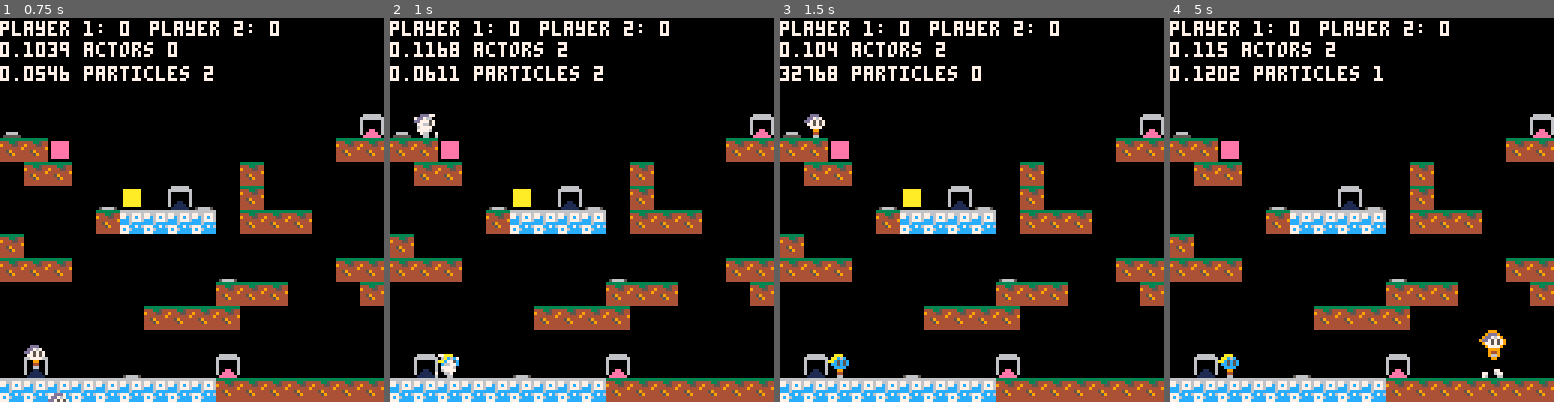
Above: before the commit, frames 1-4 (left to right).
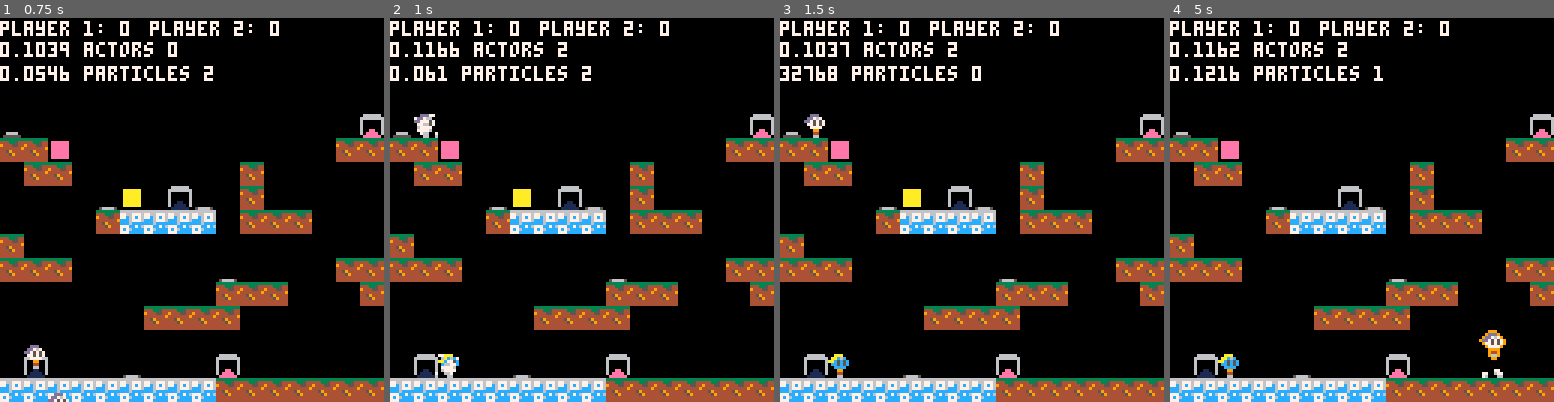
Above: after the commit, the same moments.

Repository: wesen/carts
Game: PICO-8 cartridge games/bump/bump.p8
Same seed, same stepped clock (60 frames per second), same inputs: the game is played once before the commit and once after it.
Inputs:
- Up to frame 1 (0.75 s): tap X (X key) at 0.33 s; tap O (Z key) at 0.7 s
- Up to frame 2 (1 s): no input
- Up to frame 3 (1.5 s): tap X (X key) at 1.07 s
- Up to frame 4 (5 s): hold Right 1.6-2.1 s; tap O (Z key) every 0.4 s from 1.7 to 4.9 s; tap X (X key) at 1.85, 2.97, 4.08 s; hold Up 2.15-2.42 s; hold Right 2.47-3.03 s; hold Left 3.08-3.58 s; hold Down 3.63-3.97 s; hold Right 4.02-4.68 s; hold Up from 4.73 s (still down)

Frame 1 is identical in both runs. In frame 2, 0.5% of the frame differs, in the area x 15-56%, y 6-17%; in frame 3, 0.6%; in frame 4, 0.7%, in the area x 12-47%, y 6-16%.

Commit message:
Start refactoring power up system to leverage OO

Diff:
--- a/games/bump/bump.lua
+++ b/games/bump/bump.lua
@@ -29,24 +29,7 @@
 --#include power-ups
 --#include mine
 
---[[
-
-interactables:
-- x spring
-- x spikes
-- tele_enter
-- powerup
-- mine
-
-standalone
-- gore
-- x smoke
-- spawn
-- tele exit
-
-]]
-
--- split into actors / particles / interactables
+-- x split into actors / particles / interactables
 -- x gravity
 -- x downward collision
 -- x wall slide
@@ -100,11 +83,12 @@
 -- pretty pass
 
 -- powerups - item dropper
+-- refactor powerups to have a decent API
 -- x invincibility
 -- visualize power ups
 -- different sprites for different players
 -- bomb
--- blast mine
+-- x blast mine
 -- x superspeed
 -- x superjump
 -- x gravity tweak
--- a/games/bump/bump.p8
+++ b/games/bump/bump.p8
@@ -847,6 +847,7 @@
  if self.power_up_countdown!=nil then
   self.power_up_countdown-=dt
   if self.power_up_countdown<0 then
+   self.power_up:on_powerup_stop(self)
    self.power_up=nil
    self.power_up_countdown=nil
   end
@@ -866,15 +867,17 @@
  local decel=0.1
  local jump_spd=jump_spd
 
- if self.power_up==spr_power_up_superspeed then
-  maxrun*=1.5
-  decel*=2
-  accel*=2
- elseif self.power_up==spr_power_up_superjump then
-  jump_spd*=1.5
- elseif self.power_up==spr_power_up_gravitytweak then
-  gravity*=0.7
-  maxfall*=0.5
+ if self.power_up!=nil then
+  if self.power_up.tile==spr_power_up_superspeed then
+   maxrun*=1.5
+   decel*=2
+   accel*=2
+  elseif self.power_up.tile==spr_power_up_superjump then
+   jump_spd*=1.5
+  elseif self.power_up.tile==spr_power_up_gravitytweak then
+   gravity*=0.7
+   maxfall*=0.5
+  end
  end
 
  local ground_bbox=self:bbox(0,1)
@@ -996,10 +999,11 @@
  -- interact with players
  local feet_box=hitbox_to_bbox(self.feet_hitbox,v2(self.x,self.y))
  for player in all(players) do
-  if self!=player and player.power_up!=spr_power_up_invincibility then
+  if self!=player and
+  (player.power_up==nil or player.power_up!=spr_power_up_invincibility) then
    local kill_player=false
 
-   if self.power_up==spr_power_up_invincibility
+   if self.power_up!=nil and self.power_up.tile==spr_power_up_invincibility
     and do_bboxes_collide_offset(self,player,input,0) then
     kill_player=true
    else
@@ -1052,7 +1056,7 @@
   return
  end
  if not self.is_teleporting then
-  if (self.power_up==spr_power_up_invisibility and frame%60<50) return
+  if (self.power_up!=nil and self.power_up.tile==spr_power_up_invisibility and frame%60<50) return
   -- local dark=0
   -- for ghost in all(self.ghosts) do
   --  dark+=8
@@ -1064,7 +1068,7 @@
   pal(cols_face[1], cols_face[self.input_port + 1])
   pal(cols_hair[1], cols_hair[self.input_port + 1])
   if self.power_up!=nil then
-   bspr(self.spr,self.x,self.y,self.flip.x,self.flip.y,powerup_colors[self.power_up])
+   bspr(self.spr,self.x,self.y,self.flip.x,self.flip.y,powerup_colors[self.power_up.tile])
   else
    spr(self.spr,self.x,self.y,1,1,self.flip.x,self.flip.y)
   end
@@ -1221,43 +1225,58 @@
 
 cls_pwrup=subclass(cls_interactable,function(self,pos)
  cls_interactable._ctr(self,pos.x,pos.y,0,0,8,8)
+ self.countdown=powerup_countdowns[self.tile]
 end)
 
 function cls_pwrup:on_player_collision(player)
- -- clear previous power
- if player.power_up==spr_power_up_doppelgaenger then
-  for _p in all(players) do
-   if _p.input_port==player.input_port and _p.is_doppelgaenger then
-    del(players,_p)
-    del(actors,_p)
-    make_gore_explosion(v2(_p.x,_p.y))
-   end
-  end
- end
-
- -- add new power
- if self.tile==spr_power_up_doppelgaenger then
-  for i=0,3 do
-   local spawn=room:spawn_player(player.input_port)
-   spawn.is_doppelgaenger=true
-  end
- end
-
- player.power_up=self.tile
- player.power_up_countdown=powerup_countdowns[self.tile]
+ if player.power_up!=nil then
+  player.power_up:on_powerup_stop(player)
+  player.power_up=nil
+  player.power_up_countdown=nil
+ end
+
+ player.power_up=self
+ player.power_up_countdown=self.countdown
 
   del(interactables,self)
+end
+
+function cls_pwrup:on_powerup_start(player)
+end
+
+function cls_pwrup:on_powerup_stop(player)
 end
 
 function cls_pwrup:draw()
  spr(self.tile,self.x,self.y)
 end
 
+cls_pwrup_doppelgaenger=subclass(cls_pwrup,function(self,pos)
+ cls_pwrup._ctr(self,pos)
+end)
+
+function cls_pwrup_doppelgaenger:on_powerup_stop(player)
+ for _p in all(players) do
+  if _p.input_port==player.input_port and _p.is_doppelgaenger then
+   del(players,_p)
+   del(actors,_p)
+   make_gore_explosion(v2(_p.x,_p.y))
+  end
+ end
+end
+
+function cls_pwrup_doppelgaenger:on_powerup_start(player)
+ for i=0,3 do
+  local spawn=room:spawn_player(player.input_port)
+  spawn.is_doppelgaenger=true
+ end
+end
+
 powerup_colors={}
 powerup_countdowns={}
 
 spr_power_up_doppelgaenger=39
-tiles[spr_power_up_doppelgaenger]=cls_pwrup
+tiles[spr_power_up_doppelgaenger]=cls_pwrup_doppelgaenger
 powerup_colors[spr_power_up_doppelgaenger]=8
 
 spr_power_up_invincibility=40
@@ -1291,49 +1310,47 @@
  self.spr=spr_mine
 end)
 
-function cls_mine:on_player_collision(player)
+function make_blast(x,y)
  add_cr(function ()
   for i=0,20 do
    local r=outexpo(i,50,-50,20)
-   circfill(self.x+4,self.y+6,r,7)
+   circfill(x+4,y+6,r,7)
    yield()
   end
  end, draw_crs)
  for p in all(players) do
-  if player.power_up!=spr_power_up_invincibility then
-   local dx=p.x-self.x
-   local dy=p.y-self.y
+  if p.power_up!=spr_power_up_invincibility then
+   local dx=p.x-x
+   local dy=p.y-y
    local d=sqrt(dx*dx+dy*dy)
    if d<50 then
-    player:kill()
-    make_gore_explosion(v2(player.x,player.y))
+    p:kill()
+    make_gore_explosion(v2(p.x,p.y))
    end
   end
  end
+end
+
+function cls_mine:on_player_collision(player)
+ make_blast(self.x,self.y)
  del(interactables,self)
 end
-
 tiles[spr_mine]=cls_mine
 
-
---[[
-
-interactables:
-- x spring
-- x spikes
-- tele_enter
-- powerup
-- mine
-
-standalone
-- gore
-- x smoke
-- spawn
-- tele exit
-
-]]
-
--- split into actors / particles / interactables
+spr_suicide_bomb=45
+cls_suicide_bomb=subclass(cls_interactable,function(self,pos)
+ cls_interactable._ctr(self,pos.x,pos.y,0,0,8,8)
+ self.spr=spr_suicide_bomb
+end)
+tiles[spr_suicide_bomb]=cls_suicide_bomb
+
+function cls_suicide_bomb:on_player_collision(player)
+
+ del(interactables,self)
+end
+
+
+-- x split into actors / particles / interactables
 -- x gravity
 -- x downward collision
 -- x wall slide
@@ -1387,11 +1404,12 @@
 -- pretty pass
 
 -- powerups - item dropper
+-- refactor powerups to have a decent API
 -- x invincibility
 -- visualize power ups
 -- different sprites for different players
 -- bomb
--- blast mine
+-- x blast mine
 -- x superspeed
 -- x superjump
 -- x gravity tweak
@@ -1492,12 +1510,12 @@
 00099909f0ffff00f0fff0000fff00f0000000000000000000000000000000000000000000000000000000000000000000000000000000000000000000000000
 009444900fffff400ff6f60005f5ff00000000000000000000000000000000000000000000000000000000000000000000000000000000000000000000000000
 00000000004000008000000000000000000000000000000000000000000000000000000000000000000000000000000000000000000000000000000000000000
-000008000880084080000088000008000000000000000000000000000eeeeee00aaaaaa0066666600cccccc0099999900bbbbbb003333330022222200dddddd0
-0008480008400080000000000008e8000008e00000000000000000000eeeeee00aaaaaa0066666600cccccc0099999900bbbbbb003333330022222200dddddd0
-008888800d0000d00000000000888880008e8800000e0000000000000eeeeee00aaaaaa0066666600cccccc0099999900bbbbbb003333330022222200dddddd0
-004884800000000000000000002882800008820000888000000000000eeeeee00aaaaaa0066666600cccccc0099999900bbbbbb003333330022222200dddddd0
-000444000880000800000000000222000000200000020000000e00000eeeeee00aaaaaa0066666600cccccc0099999900bbbbbb003333330022222200dddddd0
-000000000d800d8080000008000000000000000000000000000000000eeeeee00aaaaaa0066666600cccccc0099999900bbbbbb003333330022222200dddddd0
+000008000880084080000088000008000000000000000000000000000eeeeee00aaaaaa0066666600cccccc0099999900bbbbbb000000000022222200dddddd0
+0008480008400080000000000008e8000008e00000000000000000000eeeeee00aaaaaa0066666600cccccc0099999900bbbbbb056056056022222200dddddd0
+008888800d0000d00000000000888880008e8800000e0000000000000eeeeee00aaaaaa0066666600cccccc0099999900bbbbbb08e08e08e022222200dddddd0
+004884800000000000000000002882800008820000888000000000000eeeeee00aaaaaa0066666600cccccc0099999900bbbbbb08e58e58e022222200dddddd0
+000444000880000800000000000222000000200000020000000e00000eeeeee00aaaaaa0066666600cccccc0099999900bbbbbb088088088022222200dddddd0
+000000000d800d8080000008000000000000000000000000000000000eeeeee00aaaaaa0066666600cccccc0099999900bbbbbb055055055022222200dddddd0
 0000000000d00d008800000000000000000000000000000000000000000000000000000000000000000000000000000000000000000000000000000000000000
 00000770700000770000000000000000000000000000000000077000000000000000000000000000000000000000000000000000000000000000000000000000
 70000600007700667000007000000000000000000000000000060000007700007000000000000000000000000000000000000000000000000000000000000000
@@ -1687,7 +1705,7 @@
 4040000000400001000100004100000000000000000000000140404000000040000000000000000000000000000000000000000000000000000000000000000000000000000000000000000000000000000000000000000000000000000000000000000000000000000000000000000000000000000000000000000000000000
 0000000000400040404000004100404000000000000040404040000000000000000000000000000000000000000000000000000000000000000000000000000000000000000000000000000000000000000000000000000000000000000000000000000000000000000000000000000000000000000000000000000000000000
 0000404000400000000000004105000000000000000000000000000000000000000000000000000000000000000000000000000000000000000000000000000000000000000000000000000000000000000000000000000000000000000000000000000000000000000000000000000000000000000000000000000000000000
-000000000040420000000000410005000570010000420000007100000001000042000001002c000000000000010000000000000000000000000000000000000000000000000000000000000000000000000000000000000000000000000000000000000000000000000000000000000000000000000000000000000000000000
+000000000040420000000000410005000570010000420000007100000001000042000001002d000000000000010000000000000000000000000000000000000000000000000000000000000000000000000000000000000000000000000000000000000000000000000000000000000000000000000000000000000000000000
 4444444444404044414141444044444041414141414141414140404040404040404044404041414141404040404040404000000000000000000000000000000000000000000000000000000000000000000000000000000000000000000000000000000000000000000000000000000000000000000000000000000000000000
 
 
--- a/games/bump/mine.lua
+++ b/games/bump/mine.lua
@@ -5,26 +5,41 @@
  self.spr=spr_mine
 end)
 
-function cls_mine:on_player_collision(player)
+function make_blast(x,y)
  add_cr(function ()
   for i=0,20 do
    local r=outexpo(i,50,-50,20)
-   circfill(self.x+4,self.y+6,r,7)
+   circfill(x+4,y+6,r,7)
    yield()
   end
  end, draw_crs)
  for p in all(players) do
-  if player.power_up!=spr_power_up_invincibility then
-   local dx=p.x-self.x
-   local dy=p.y-self.y
+  if p.power_up!=spr_power_up_invincibility then
+   local dx=p.x-x
+   local dy=p.y-y
    local d=sqrt(dx*dx+dy*dy)
    if d<50 then
-    player:kill()
-    make_gore_explosion(v2(player.x,player.y))
+    p:kill()
+    make_gore_explosion(v2(p.x,p.y))
    end
   end
  end
+end
+
+function cls_mine:on_player_collision(player)
+ make_blast(self.x,self.y)
  del(interactables,self)
 end
+tiles[spr_mine]=cls_mine
 
-tiles[spr_mine]=cls_mine
+spr_suicide_bomb=45
+cls_suicide_bomb=subclass(cls_interactable,function(self,pos)
+ cls_interactable._ctr(self,pos.x,pos.y,0,0,8,8)
+ self.spr=spr_suicide_bomb
+end)
+tiles[spr_suicide_bomb]=cls_suicide_bomb
+
+function cls_suicide_bomb:on_player_collision(player)
+
+ del(interactables,self)
+end
--- a/games/bump/player.lua
+++ b/games/bump/player.lua
@@ -63,6 +63,7 @@
  if self.power_up_countdown!=nil then
   self.power_up_countdown-=dt
   if self.power_up_countdown<0 then
+   self.power_up:on_powerup_stop(self)
    self.power_up=nil
    self.power_up_countdown=nil
   end
@@ -82,15 +83,17 @@
  local decel=0.1
  local jump_spd=jump_spd
 
- if self.power_up==spr_power_up_superspeed then
-  maxrun*=1.5
-  decel*=2
-  accel*=2
- elseif self.power_up==spr_power_up_superjump then
-  jump_spd*=1.5
- elseif self.power_up==spr_power_up_gravitytweak then
-  gravity*=0.7
-  maxfall*=0.5
+ if self.power_up!=nil then
+  if self.power_up.tile==spr_power_up_superspeed then
+   maxrun*=1.5
+   decel*=2
+   accel*=2
+  elseif self.power_up.tile==spr_power_up_superjump then
+   jump_spd*=1.5
+  elseif self.power_up.tile==spr_power_up_gravitytweak then
+   gravity*=0.7
+   maxfall*=0.5
+  end
  end
 
  local ground_bbox=self:bbox(0,1)
@@ -212,10 +215,11 @@
  -- interact with players
  local feet_box=hitbox_to_bbox(self.feet_hitbox,v2(self.x,self.y))
  for player in all(players) do
-  if self!=player and player.power_up!=spr_power_up_invincibility then
+  if self!=player and
+  (player.power_up==nil or player.power_up!=spr_power_up_invincibility) then
    local kill_player=false
 
-   if self.power_up==spr_power_up_invincibility
+   if self.power_up!=nil and self.power_up.tile==spr_power_up_invincibility
     and do_bboxes_collide_offset(self,player,input,0) then
     kill_player=true
    else
@@ -268,7 +272,7 @@
   return
  end
  if not self.is_teleporting then
-  if (self.power_up==spr_power_up_invisibility and frame%60<50) return
+  if (self.power_up!=nil and self.power_up.tile==spr_power_up_invisibility and frame%60<50) return
   -- local dark=0
   -- for ghost in all(self.ghosts) do
   --  dark+=8
@@ -280,7 +284,7 @@
   pal(cols_face[1], cols_face[self.input_port + 1])
   pal(cols_hair[1], cols_hair[self.input_port + 1])
   if self.power_up!=nil then
-   bspr(self.spr,self.x,self.y,self.flip.x,self.flip.y,powerup_colors[self.power_up])
+   bspr(self.spr,self.x,self.y,self.flip.x,self.flip.y,powerup_colors[self.power_up.tile])
   else
    spr(self.spr,self.x,self.y,1,1,self.flip.x,self.flip.y)
   end
--- a/games/bump/power-ups.lua
+++ b/games/bump/power-ups.lua
@@ -1,42 +1,57 @@
 cls_pwrup=subclass(cls_interactable,function(self,pos)
  cls_interactable._ctr(self,pos.x,pos.y,0,0,8,8)
+ self.countdown=powerup_countdowns[self.tile]
 end)
 
 function cls_pwrup:on_player_collision(player)
- -- clear previous power
- if player.power_up==spr_power_up_doppelgaenger then
-  for _p in all(players) do
-   if _p.input_port==player.input_port and _p.is_doppelgaenger then
-    del(players,_p)
-    del(actors,_p)
-    make_gore_explosion(v2(_p.x,_p.y))
-   end
-  end
+ if player.power_up!=nil then
+  player.power_up:on_powerup_stop(player)
+  player.power_up=nil
+  player.power_up_countdown=nil
  end
 
- -- add new power
- if self.tile==spr_power_up_doppelgaenger then
-  for i=0,3 do
-   local spawn=room:spawn_player(player.input_port)
-   spawn.is_doppelgaenger=true
-  end
- end
-
- player.power_up=self.tile
- player.power_up_countdown=powerup_countdowns[self.tile]
+ player.power_up=self
+ player.power_up_countdown=self.countdown
 
   del(interactables,self)
+end
+
+function cls_pwrup:on_powerup_start(player)
+end
+
+function cls_pwrup:on_powerup_stop(player)
 end
 
 function cls_pwrup:draw()
  spr(self.tile,self.x,self.y)
 end
 
+cls_pwrup_doppelgaenger=subclass(cls_pwrup,function(self,pos)
+ cls_pwrup._ctr(self,pos)
+end)
+
+function cls_pwrup_doppelgaenger:on_powerup_stop(player)
+ for _p in all(players) do
+  if _p.input_port==player.input_port and _p.is_doppelgaenger then
+   del(players,_p)
+   del(actors,_p)
+   make_gore_explosion(v2(_p.x,_p.y))
+  end
+ end
+end
+
+function cls_pwrup_doppelgaenger:on_powerup_start(player)
+ for i=0,3 do
+  local spawn=room:spawn_player(player.input_port)
+  spawn.is_doppelgaenger=true
+ end
+end
+
 powerup_colors={}
 powerup_countdowns={}
 
 spr_power_up_doppelgaenger=39
-tiles[spr_power_up_doppelgaenger]=cls_pwrup
+tiles[spr_power_up_doppelgaenger]=cls_pwrup_doppelgaenger
 powerup_colors[spr_power_up_doppelgaenger]=8
 
 spr_power_up_invincibility=40
